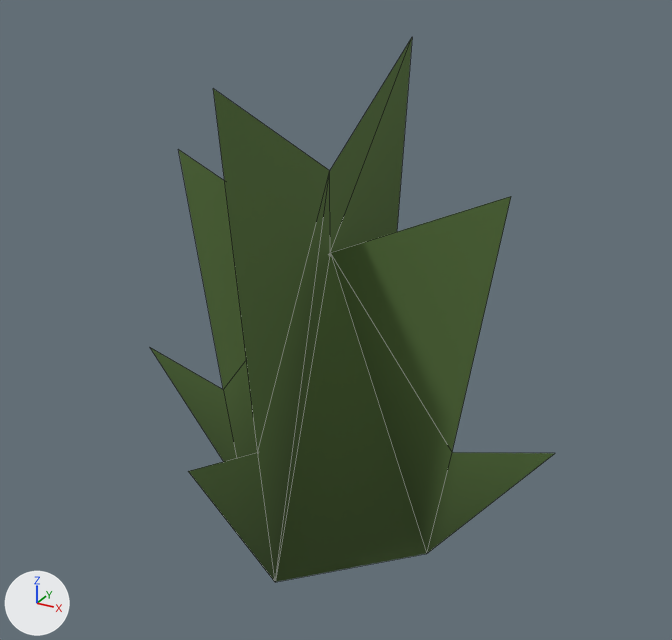
Before and after pictures for a commit that changed the glTF model public/props/gras_staude.glb.
One viewpoint serves both versions: a 50 mm lens placed at (0.712, -1.274, 1.055), pointed at (0.01, 0.002, 0.417). Every picture has the same lights, and +X, +Y and +Z are marked at lower left. The picture after the commit comes second. Mesh edges are drawn as thin lines.

The scene before the commit, as lines of its bpy script (objects in view):
```python
me_gras_staude = bpy.data.meshes.new('gras_staude')
me_gras_staude.from_pydata(...)  # 18 vertices, 18 faces; spans x -0.406..0.406, y -0.406..0.406, z 0.0..0.85
me_gras_staude.materials.append(mat_prop)
ob_gras_staude = bpy.data.objects.new('gras_staude', me_gras_staude)
ob_gras_staude.location = (0.0, 0.0, 0.0)
```
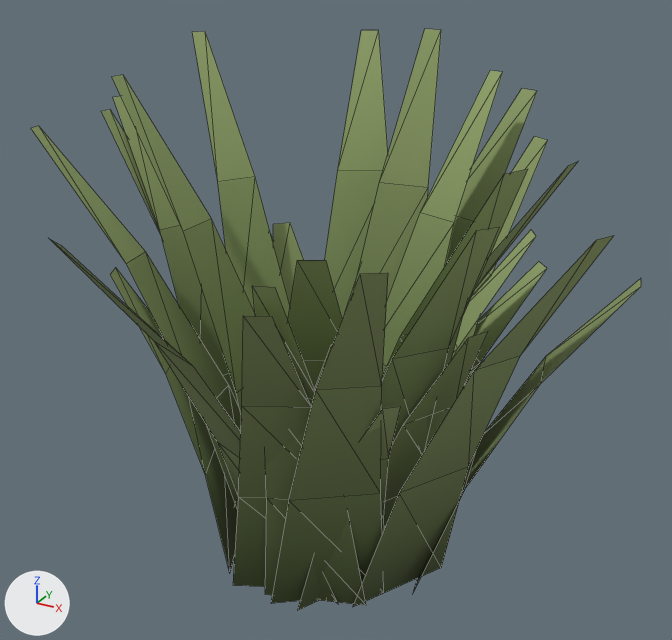
Pixel boxes [x1, y1, x2, y2] of what changed, in the pictures (672 x 640 px):
'gras_staude', reshaped, moved, rescaled (51% wider, 7% taller): before [151, 38, 555, 582]; after [31, 29, 641, 611]

Diff of the bpy script that builds the scene:
```diff
--- a/public/props/gras_staude.glb.py
+++ b/public/props/gras_staude.glb.py
@@ me_gras_staude @@
 # used by ob_gras_staude; location = (0.0, 0.0, 0.0)
-me_gras_staude.from_pydata(...)  # 18 vertices, 18 faces; spans x -0.406..0.406, y -0.406..0.406, z 0.0..0.85
+me_gras_staude.from_pydata(...)  # 240 vertices, 180 faces; spans x -1.0..1.0, y -0.992..0.992, z -0.838..0.838
+# me_gras_staude part 1: the whole mesh is rebuilt
 me_gras_staude.materials.append(mat_prop)
@@ ob_gras_staude @@
 ob_gras_staude = bpy.data.objects.new('gras_staude', me_gras_staude)
-ob_gras_staude.location = (0.0, 0.0, 0.0)
+ob_gras_staude.location = (0.0, 0.0, 0.425)
+ob_gras_staude.scale = (0.507, 0.507, 0.507)
```
